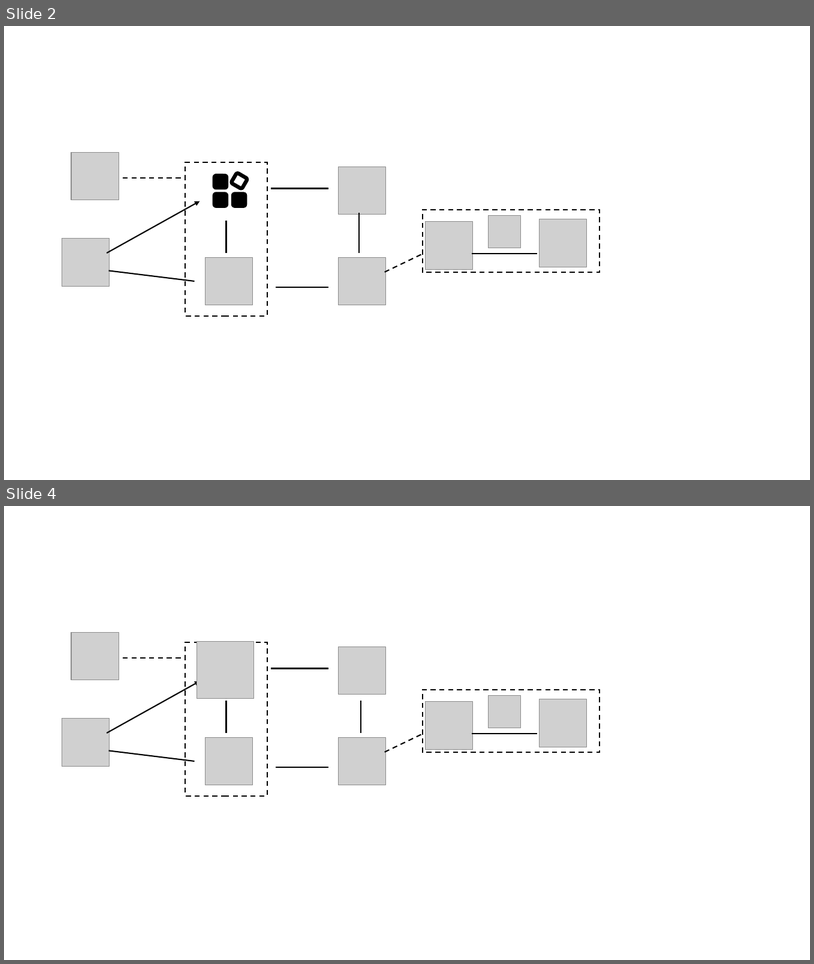
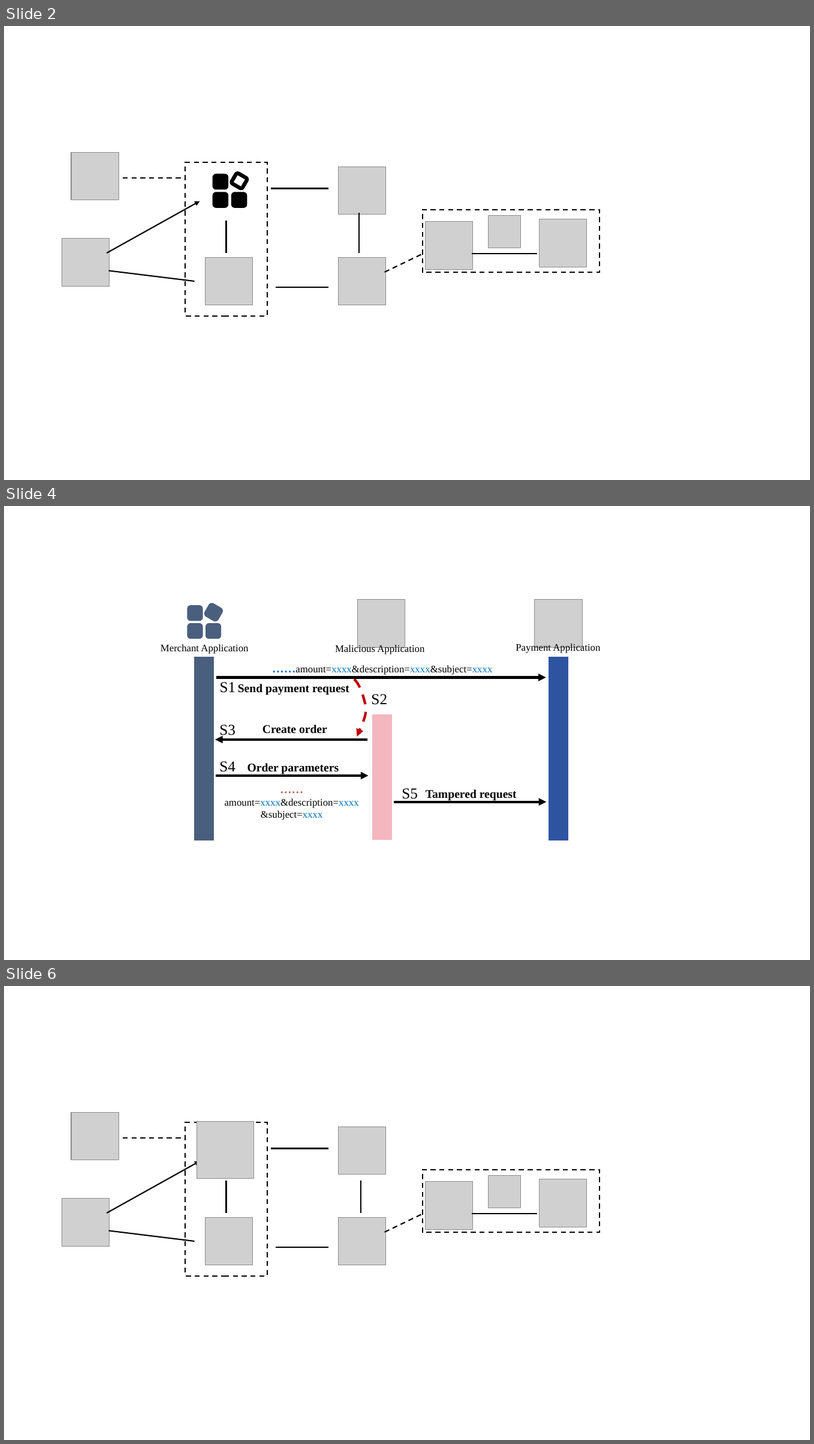
Before and after one commit to OccDeser/paper-third-party-online-payment-TDSC, a slide deck: img-source/images.pptx. Shown one above the other, each under a label of ours: slides 2 and 4 before the commit, slides 2, 4 and 6 after it; the slides between them are not shown. The pictures are 814x964 and 814x1444 pixels, drawn with LibreOffice and Linux fonts; fonts in the diff are those of the drawing; grey boxes stand for pictures. Boxes give left, top, right and bottom in pixels: in the first picture for what was removed or moved away, otherwise in the second. Text is boxed around its words. In the diff, an @@ line names an element or a change of style, - is before the commit and + after.

```diff
--- a/img-source/images.pptx
+++ b/img-source/images.pptx
@@ slide 4 added at (4, 506, 810, 960), background #FFFFFF @@
@@ picture added at (358, 600, 405, 648) @@
@@ picture added at (535, 600, 583, 648) @@
@@ group added at (189, 604, 222, 638): 4 rounded rectangles @@
@@ text added at (161, 644, 248, 654), 12 pt, text #000000 @@
+Merchant Application
@@ text added at (335, 644, 425, 654), 12 pt, text #000000 @@
+Malicious Application
@@ text added at (516, 643, 600, 653), 12 pt, text #000000 @@
+Payment Application
@@ rectangle added at (195, 657, 214, 840), fill #4A5F7E, outline #4A5F7E 1 pt @@
@@ text added at (296, 665, 492, 675), 12 pt, text #000000 @@
+……amount=xxxx&description=xxxx&subject=xxxx
@@ rectangle added at (549, 657, 569, 840), fill #2E54A1, outline #2E54A1 1 pt @@
@@ arrow added from (216, 677) to (546, 677), #000000 3 pt @@
@@ text added at (220, 682, 236, 693), 18 pt, text #000000 @@
+S1
@@ text added at (238, 684, 350, 695), 14 pt, text #000000, bold @@
+Send payment request
@@ freeform shape added at (354, 679, 366, 736), outline #C00000 3 pt dashed @@
@@ text added at (371, 694, 387, 705), 18 pt, text #000000 @@
+S2
@@ rectangle added at (373, 714, 392, 840), fill #F5B7BF, outline #F5B7BF 1 pt @@
@@ arrow added from (368, 739) to (215, 739), #000000 3 pt @@
@@ text added at (219, 724, 236, 738), 18 pt, text #000000 @@
+S3
@@ text added at (263, 724, 327, 733), 14 pt, text #000000, bold @@
+Create order
@@ arrow added from (216, 775) to (369, 775), #000000 3 pt @@
@@ text added at (219, 761, 236, 775), 18 pt, text #000000 @@
+S4
@@ text added at (248, 763, 339, 774), 14 pt, text #000000, bold @@
+Order parameters
@@ text added at (402, 788, 418, 802), 18 pt, text #000000 @@
+S5
@@ text added at (426, 789, 517, 801), 14 pt, text #000000, bold @@
+Tampered request
@@ text added at (225, 798, 359, 820), 12 pt, text #000000 @@
+……amount=xxxx&description=xxxx&subject=xxxx
@@ arrow added from (394, 802) to (546, 802), #000000 3 pt @@
@@ what was slide 4 is now slide 6 @@
```
Also in this commit, not shown: 1 slide changed, 1 other slide added.
